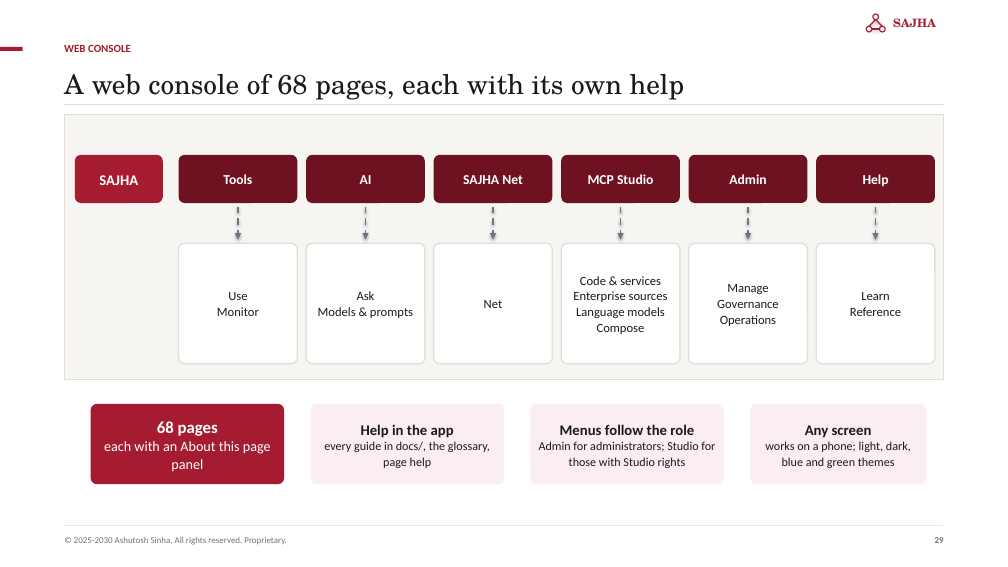
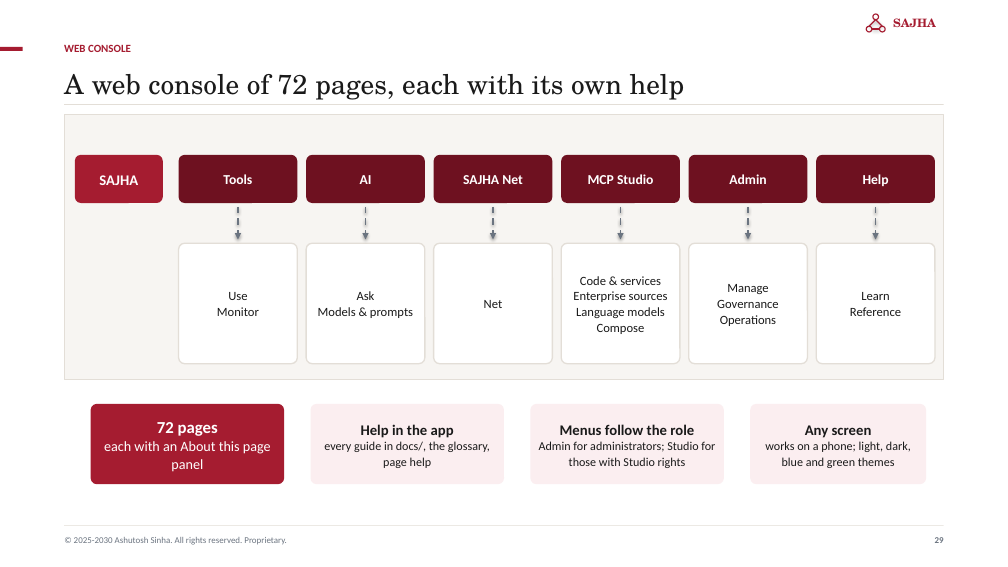
Before and after one commit to ajsinha/sajhamcpserver, a slide deck: slide 29 of docs/publications/SAJHA-MCP-Server.pptx. Drawn at 1008x567 pixels with LibreOffice and Linux fonts; fonts in the diff are those of the drawing. Boxes give left, top, right and bottom in pixels: in the first picture for what was removed or moved away, otherwise in the second. Text is boxed around its words. In the diff, an @@ line names an element or a change of style, - is before the commit and + after.

```diff
--- a/docs/publications/SAJHA-MCP-Server.pptx
+++ b/docs/publications/SAJHA-MCP-Server.pptx
@@ text at bbox=[64, 74, 685, 100]: text changed @@
-A web console of 68 pages, each with its own help
+A web console of 72 pages, each with its own help
@@ text in rounded rectangle at bbox=[157, 422, 218, 436]: text changed @@
-68 pages
+72 pages
```
Also in this commit, not shown: 9 other slides changed, 11 other files.
